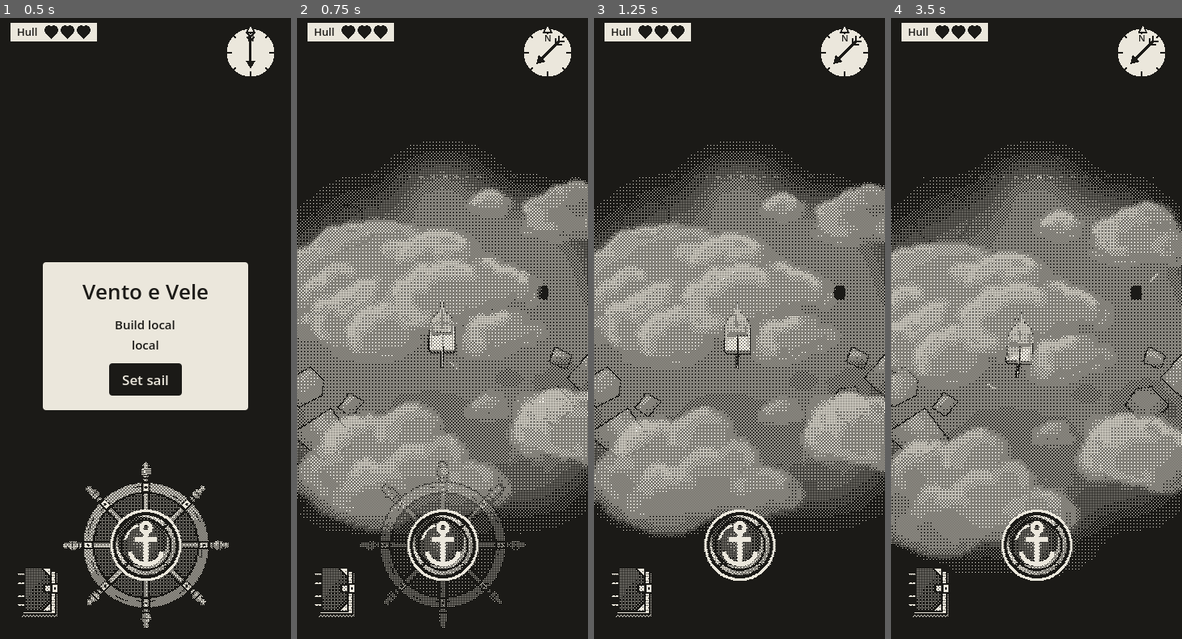
Above: before the commit, frames 1-4 (left to right).
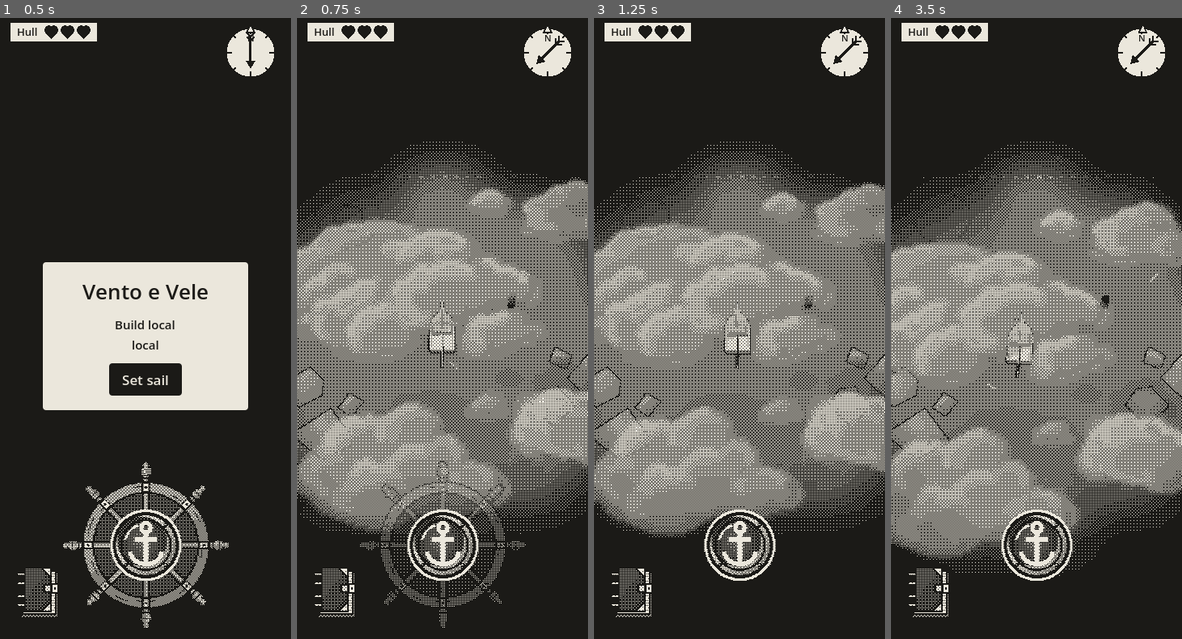
Above: after the commit, the same moments.

Repository: EnricoLabarile/Sail
Game: Godot game, scene res://Assets/Scenes/Overworld.tscn
The game is run twice, just before and just after one commit, with the same random seed, the same clock (stepped at 60 frames per second) and the same inputs.
Inputs (mouse positions are in pixels of both pictures, inside the frame that each line leads up to):
- Up to frame 1 (0.5 s): no input
- Up to frame 2 (0.75 s): click "Set sail" at 0.5 s
- Up to frame 3 (1.25 s): no input
- Up to frame 4 (3.5 s): tap Enter (ui_accept) at 1.25, 1.52 s; move the mouse to (1100, 303) at 1.27 s; hold Right (ui_right) 1.28-2 s; click (1100, 303) at 1.42 s; drag from (978, 365) to (1021, 465) at 2.02 s; move the mouse to (1065, 191) at 2.77 s; hold Right (ui_right) from 2.78 s (still down)

Frame 1 is identical in both runs. In frame 2, less than 0.1% of the frame differs, in the area x 72-87%, y 43-47%; in frame 3, less than 0.1%; in frame 4, less than 0.1%, in the area x 71-87%, y 43-47%.

Commit message:
Adjust test NPC placement and speech bubble
Move the Old Fisherman and reshape/reposition its placeholder mesh and speech bubble. Set the NPC talk radius to 8 m.

Diff:
--- a/Assets/NPCs/npc/npc.tscn
+++ b/Assets/NPCs/npc/npc.tscn
@@ -21,12 +21,14 @@
 radius = 8.0
 
 [sub_resource type="BoxMesh" id="BoxMesh_8ksrx"]
+size = Vector3(1, 1.8682861, 1)
 
 [node name="NPC" type="Node3D" unique_id=103699983]
 script = ExtResource("1_script")
+talk_radius = 8.0
 
 [node name="Bubble" type="MeshInstance3D" parent="." unique_id=458793763]
-transform = Transform3D(1, 0, 0, 0, 1, 0, 0, 0, 1, 0, 5, 0)
+transform = Transform3D(1, 0, 0, 0, 0.8230769, -0.5679299, 0, 0.5679299, 0.8230769, 0.026761532, 2.7311347, -3.046103)
 material_override = SubResource("Mat_bubble")
 cast_shadow = 0
 mesh = SubResource("Mesh_bubble")
@@ -40,5 +42,5 @@
 shape = SubResource("Shape_sensor")
 
 [node name="MeshInstance3D" type="MeshInstance3D" parent="." unique_id=951736670]
-transform = Transform3D(1, 0, 0, 0, 1, 0, 0, 0, 1, 0, 0.60734224, 0)
+transform = Transform3D(0.5885144, 0, 0, 0, 0.99999964, 0, 0, 0, 0.5784726, 0, 1.0414853, 0)
 mesh = SubResource("BoxMesh_8ksrx")
--- a/Assets/Scenes/Overworld.tscn
+++ b/Assets/Scenes/Overworld.tscn
@@ -178,10 +178,11 @@
 [node name="NPCs" type="Node3D" parent="." unique_id=450601339]
 
 [node name="TestNPC" parent="NPCs" unique_id=172880777 instance=ExtResource("32_npc")]
-transform = Transform3D(1, 0, 0, 0, 1, 0, 0, 0, 1, 12.2959385, 0, -39.41675)
+transform = Transform3D(1, 0, 0, 0, 1, 0, 0, 0, 1, 8.388, 0, -37.942)
 speaker_name = "Old Fisherman"
 lines = Array[String](["Ahoy there! You're the monster hunter, aren't you?", "The sea round here has changed.
 Fish hide, and something burns in the water at night.", "Mind the patches of dark water.
 Not all of them are fish."])
+talk_radius = 8.0
 
 [node name="TalkBox" parent="." unique_id=272770690 instance=ExtResource("33_talk_box")]
